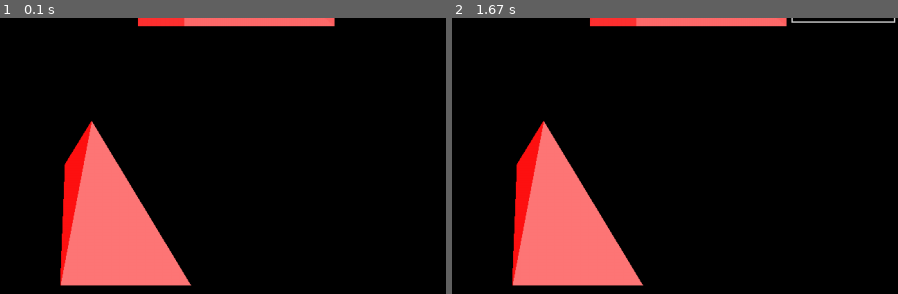
Above: before the commit, frames 1-2 (left to right).
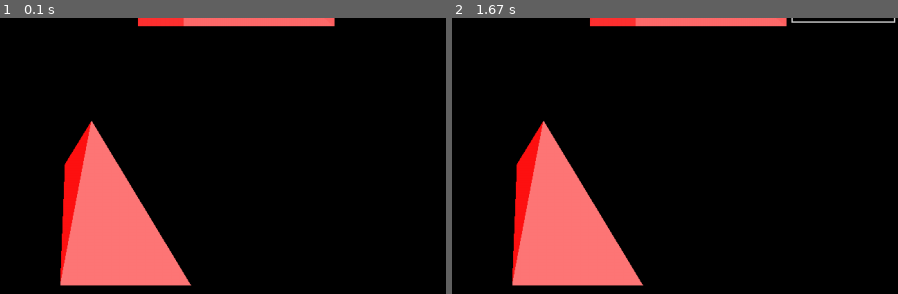
Above: after the commit, the same moments.

Repository: MichalTraczyk/pygame-3d-renderer
Game: pygame game, started from src/main.py
The game is run twice, just before and just after one commit, with the same random seed, the same clock (stepped at 60 frames per second) and the same inputs.
Inputs (mouse positions are % of the whole screen's width and height, from its top left):
- Up to frame 1 (0.1 s): no input
- Up to frame 2 (1.67 s): click "Model4" at 0.38 s; click (59, 72) at 0.72 s; click "Import" at 1.05 s; click (14, 47) at 1.38 s
The pictures show only the part of the screen within x 50-100%, y 49-99%; the shares and areas given below are measured in that part.

The runs differ from the first frame. In frame 1, 0.2% of the frame differs, in the area x 13-21%, y 37-98%; in frame 2, 0.2%.

Commit message:
better mesh renderer

Diff:
--- a/src/MeshSystem/DrawableMesh.py
+++ b/src/MeshSystem/DrawableMesh.py
@@ -1,11 +1,12 @@
 import random
 
-import pygame
-from pygame import Vector3, Color
-
+from pygame import Vector3
 from src import Camera
 from src.Light.LightManager import LightManager
 from src.Math.Transform import Transform
+from src.Math.VectorMath import VectorMath
+from src.MeshSystem.MeshRenderer import MeshRenderer
+from src.MeshSystem.QueuedFace import QueuedFace
 from src.ModelPool import ModelPool
 from src.Systems.Drawable import Drawable
 from src.MeshSystem import Mesh
@@ -46,7 +47,8 @@
             lightlevel = LightManager.calculate_light(face)
             rendered_color = self.mesh.get_rendered_color(lightlevel)
             points = self.world_face_to_screen(face, camera)
-            pygame.draw.polygon(screen, rendered_color, points)
+            to_queue = QueuedFace(points, rendered_color, VectorMath.face_middle(face).z)
+            MeshRenderer.enqueue_face(to_queue)
         pass
 
     def __str__(self):
--- /dev/null
+++ b/src/MeshSystem/MeshRenderer.py
@@ -0,0 +1,17 @@
+import pygame
+from src.MeshSystem.QueuedFace import QueuedFace
+
+
+class MeshRenderer:
+    faces: [QueuedFace] = []
+
+    @classmethod
+    def enqueue_face(cls, face: QueuedFace):
+        cls.faces.append(face)
+
+    @classmethod
+    def draw_buffor(cls, screen):
+        cls.faces = sorted(cls.faces, key=lambda f: f.depth, reverse=True)
+        for face in cls.faces:
+            pygame.draw.polygon(screen, face.color, face.points)
+        cls.faces.clear()
--- /dev/null
+++ b/src/MeshSystem/QueuedFace.py
@@ -0,0 +1,5 @@
+class QueuedFace:
+    def __init__(self, points, color, depth):
+        self.points = points
+        self.color = color
+        self.depth = depth
--- a/src/Screen.py
+++ b/src/Screen.py
@@ -5,6 +5,7 @@
 from src.Light.LightManager import LightManager
 from src.Light.LightSourcesTypes import *
 from src.MeshSystem.DrawableMesh import DrawableMesh
+from src.MeshSystem.MeshRenderer import MeshRenderer
 from src.MeshSystem.Primitives import Primitives
 from src.ModelPool import ModelPool
 from src.UI.Screens.MainCanvas import MainCanvas
@@ -67,6 +68,7 @@
             if Drawer.is_dirty:
                 self.screen.fill((0, 0, 0))
                 Drawer.draw(self.screen, self.camera)
+                MeshRenderer.draw_buffor(self.screen)
                 pygame.display.flip()
                 # Drawer.is_dirty = False
 
